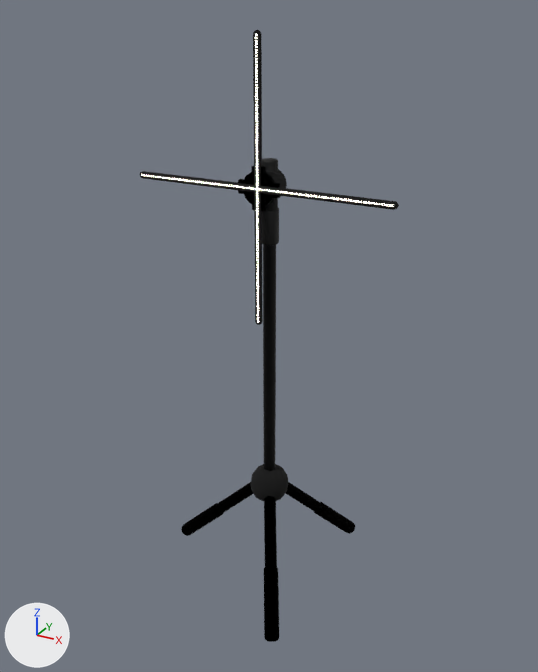
Renders of the glTF model models/holofan.glb from each side of a commit.
Rendered twice from a 50 mm camera at (4.16, -7.35, 1.87) aimed at (-0.1, 0.39, -2.0). Every picture has the same lights, and +X, +Y and +Z are marked at lower left. Where no turn or scale is listed for an object, it has been applied to the vertices.
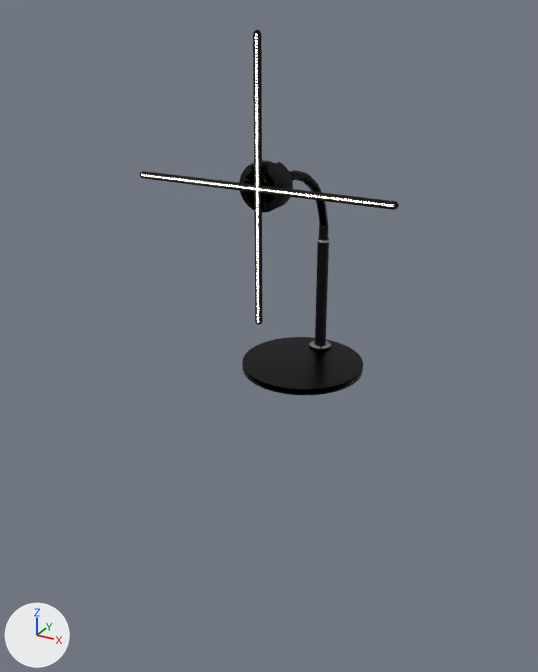
The newer file is also turned or shifted as a whole; pictures and numbers use the older file's frame.

What differs and where, as boxes [x1, y1, x2, y2] in the pictures (538 x 672 px):
'Cylinder.008', added (black): after [242, 337, 363, 395]
'Cylinder.001', deleted (black): before [262, 158, 279, 471]
'Cylinder.005', deleted (black): before [264, 496, 279, 642]
'Cylinder.007', added (black): after [309, 225, 331, 351]
'Cube', deleted (black): before [250, 464, 288, 501]
'Cylinder.003', deleted (black): before [182, 482, 253, 536]
'Cylinder.004', deleted (black): before [286, 482, 355, 534]
'Cylinder.002', moved, rescaled: before [266, 169, 287, 200]; after [239, 160, 293, 213]
'Cylinder.006', added (black): after [289, 170, 328, 226]
'Cylinder', surface changed: [243, 172, 276, 206] in both
"aspa'min", no longer drawn: before [238, 179, 280, 198]

Diff of the bpy script that builds the scene:
```diff
--- a/models/holofan.glb.py
+++ b/models/holofan.glb.py
@@ mat_plastic_metalico @@
 mat_plastic_metalico.metallic = 1.0
-mat_plastic_metalico.roughness = 1.0
+mat_plastic_metalico.roughness = 0.331
@@ mat_material @@
+mat_material = principled_material('Material')
+mat_material.base_color = (0.373, 0.373, 0.373)  # grey #a4a4a4
+mat_material.metallic = 1.0
+mat_material.roughness = 0.26
@@ me_cylinder_008 @@
+me_cylinder_008.from_pydata(...)  # a 32-sided cylinder along z spanning x -0.85..0.85, y -0.85..0.85, z -0.04..0.04
+me_cylinder_008.materials.append(mat_plastic_metalico)  # black #000000
@@ me_cylinder_005 @@
+me_cylinder_005.from_pydata(...)  # 768 vertices, 1502 faces; spans x -0.16..0.16, y -0.16..0.16, z -0.93..1.0
+# faces by material slot: [1374, 128]
+me_cylinder_005.materials.append(mat_black_chromo)  # black #343434
+me_cylinder_005.materials.append(mat_material)  # grey #a4a4a4
@@ me_cylinder_004 @@
+me_cylinder_004.from_pydata(...)  # 7744 vertices, 15360 faces; spans x -0.5..-0.38, y -0.02..1.77, z -0.83..0.44
+me_cylinder_004.materials.append(mat_plastic_metalico)  # black #000000
@@ ob_aspa_min @@
-ob_aspa_min = bpy.data.objects.new("aspa'min", me_cube_003)
+ob_aspa_min = bpy.data.objects.new("aspa'min", None)
 ob_aspa_min.location = (0.15, -0.02, 0.0)
@@ ob_cylinder_001 @@
-ob_cylinder_001 = bpy.data.objects.new('Cylinder.001', me_cylinder_001)
-ob_cylinder_001.location = (0.0, 0.23, -2.42)
@@ ob_cylinder_002 @@
 ob_cylinder_002 = bpy.data.objects.new('Cylinder.002', me_cylinder_002)
-ob_cylinder_002.location = (0.0, 0.08, 0.0)
+ob_cylinder_002.location = (0.0, 0.1, 0.0)
 ob_cylinder_002.rotation_euler = (1.571, 0.0, 3.142)  # degrees (90, 0, 180)
-ob_cylinder_002.scale = (0.907, 0.907, 4.96)
+ob_cylinder_002.scale = (1.43, 1.43, 3.6)
@@ ob_cylinder_003 @@
-ob_cylinder_003 = bpy.data.objects.new('Cylinder.003', me_cylinder_003)
-ob_cylinder_003.location = (0.0, 0.23, -4.04)
@@ ob_cube @@
-ob_cube = bpy.data.objects.new('Cube', me_mesh)
-ob_cube.location = (0.0, 0.23, -4.14)
@@ ob_cylinder_004 @@
-ob_cylinder_004 = bpy.data.objects.new('Cylinder.004', me_cylinder_006)
-ob_cylinder_004.location = (0.0, 0.23, -4.04)
@@ ob_cylinder_005 @@
-ob_cylinder_005 = bpy.data.objects.new('Cylinder.005', me_cylinder_007)
-ob_cylinder_005.location = (0.0, 0.23, -4.04)
@@ ob_cylinder_008 @@
+ob_cylinder_008 = bpy.data.objects.new('Cylinder.008', me_cylinder_008)
+ob_cylinder_008.location = (0.0, 1.2, -2.73)
@@ ob_cylinder_007 @@
+ob_cylinder_007 = bpy.data.objects.new('Cylinder.007', me_cylinder_005)
+ob_cylinder_007.location = (0.0, 1.78, -1.85)
@@ ob_cylinder_006 @@
+ob_cylinder_006 = bpy.data.objects.new('Cylinder.006', me_cylinder_004)
+ob_cylinder_006.location = (0.43, 0.07, -0.35)
```
